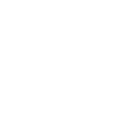
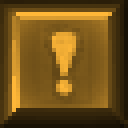
Comparing the layer stacks of the two 128 × 128 images. Changes:
added layer "closed copy" above "closed-mask" over [0,0,128,128]
added layer "background" over [0,0,128,128]
